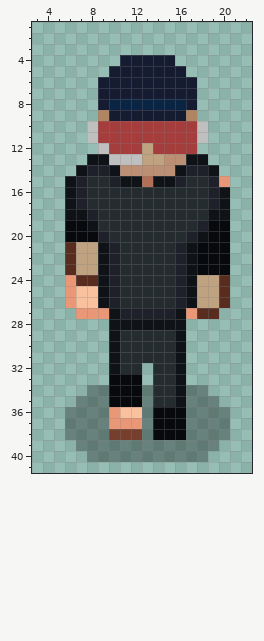
Two versions of one pixel-art sprite, art/corporation/villains/Corporation Security T1_run_right1.png. The picture above was drawn from the file before the commit.
The file is 27x42 pixels. Shown: x 3..22, y 1..41.
Now the later version:
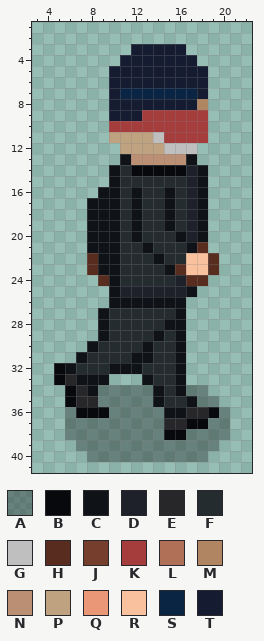
Palette (. is transparent): A #00000050  B #08090d  C #0f1317  D #1e212a  E #272729  F #252c30  G #bfbfbf  H #582d20  J #753e2d  K #a53d3d  L #b06f57  M #b08561  N #bb8f74  P #bfa280  Q #ea9777  R #f9c19d  S #0a2443  T #151b31
Log entry: Corporation Security T1 runs right correctly, without a mannequinn behind him.
Diff:
Changed rows in their new state; - is an unchanged pixel.
first column x 5:
 3 -------TTTTT----
 4 -----------TT---
 5 ------------TT--
 6 ----.--------T--
 7 ----.-SSSSSSST--
 8 ----.TTTTTTT-M--
 9 ----.---KKKKKK--
10 ---..--------K--
11 ---..PPPPG---K--
12 ----..PP-PGGG---
13 ---...CNNN---.--
14 --...-FBBBBB-C.-
15 -....CFFFFFFDC..
16 -...CC-C--C-DC..
17 -..CCC-C--C-DC..
18 -..CCC-C--C-DC..
19 -..-CC-C--C-DC..
20 -..CCC-C---C--..
21 -..C-C--C--F-H..
22 -..H-C---C-FRRH.
23 -..H-C----CHRRH.
24 -...HC------HH..
25 -....CDDDDD--...
26 -....CCCCCCC....
27 --..CFFFFFF-...-
28 ----CFFFFF------
29 ----CF---C------
30 ---CFF--C-------
31 --CFFF-CC-------
32 BCFFF-CCF-------
33 BECCC...C-------
34 -BEC-AAA-C------
35 -BEE-AAA-C-FC---
36 --BBBAAA-ACCEEB-
37 -----AAA-AEEBB--
38 -----AAA-A------
Pixel boxes of the changes (left, top, right, bottom) in both pictures:
changed: (54, 44, 230, 440)
